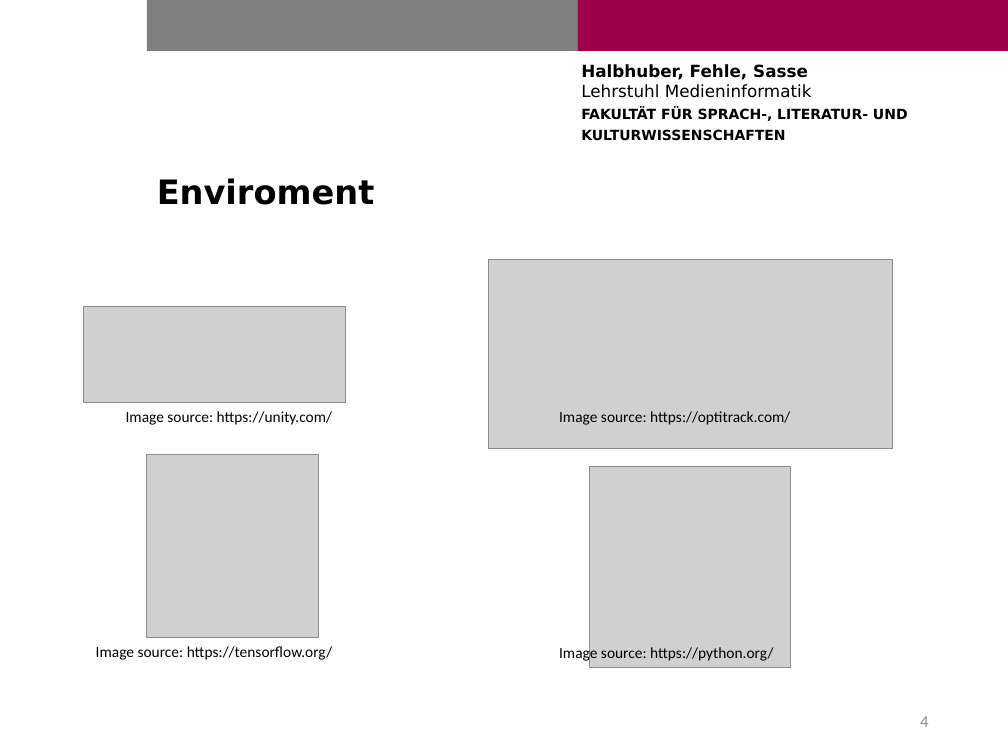
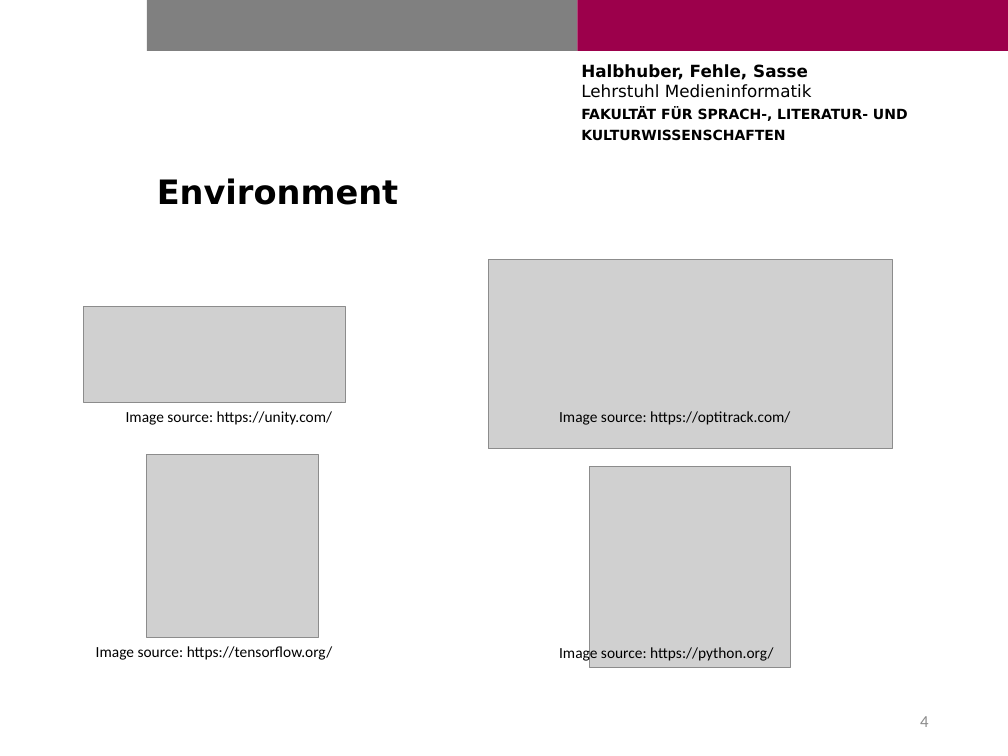
Before and after one commit to Cele3x/practical-seminar, a slide deck: slide 4 of 02-introduction-presentation/intro.pptx. Drawn at 1008x756 pixels with LibreOffice and Linux fonts; fonts in the diff are those of the drawing; grey boxes stand for pictures; background and template pictures are left out. Boxes give left, top, right and bottom in pixels: in the first picture for what was removed or moved away, otherwise in the second. Text is boxed around its words. In the diff, an @@ line names an element or a change of style, - is before the commit and + after.

```diff
--- a/02-introduction-presentation/intro.pptx
+++ b/02-introduction-presentation/intro.pptx
@@ title at [157, 178, 399, 205]: text changed @@
-Enviroment
+Environment
```
Also in this commit, not shown: 1 other slide changed, 2 other files.
